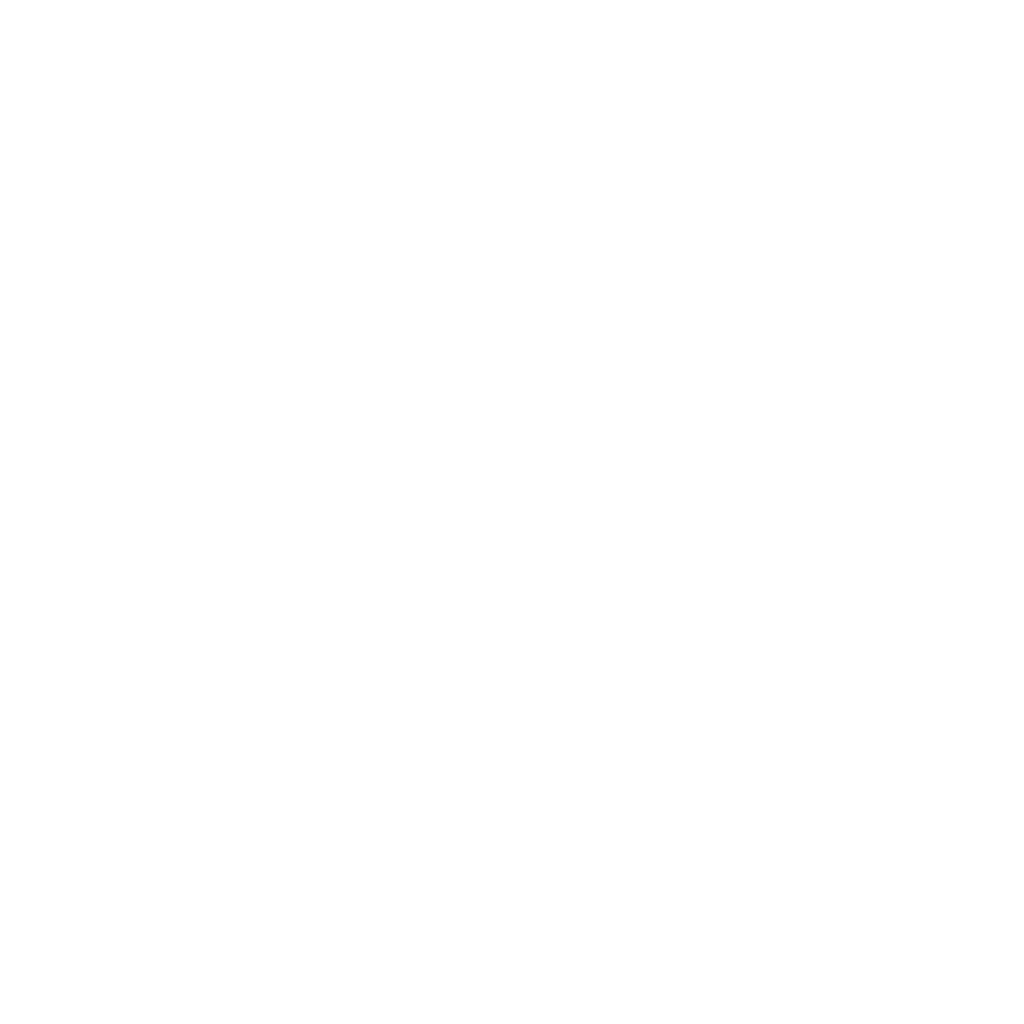
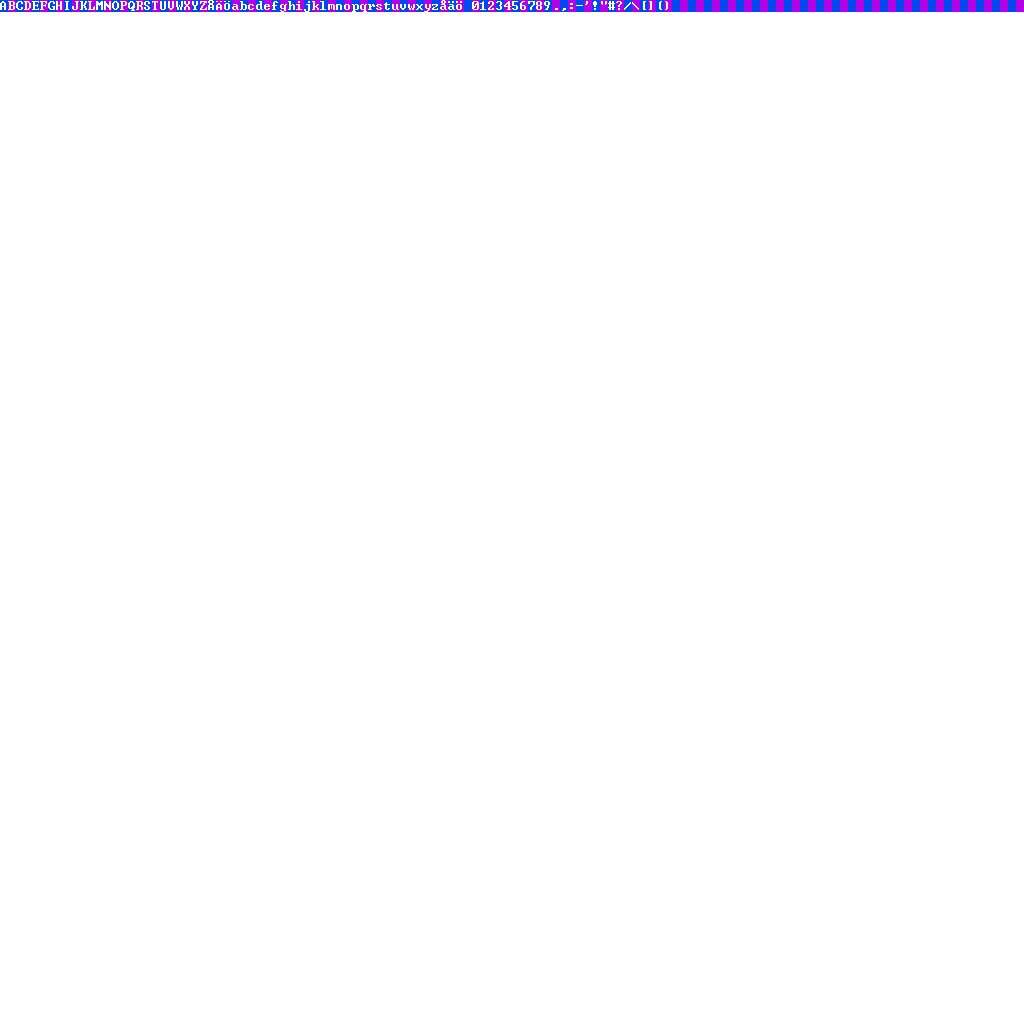
Revision of a layered (1024, 1024) image; what changed, layer by layer:
painted on "Layer 0" over [645, 1, 668, 10]
showed "Layer 2 copy" over [512, 0, 1024, 12]
showed "Layer 2" over [0, 0, 512, 12]
